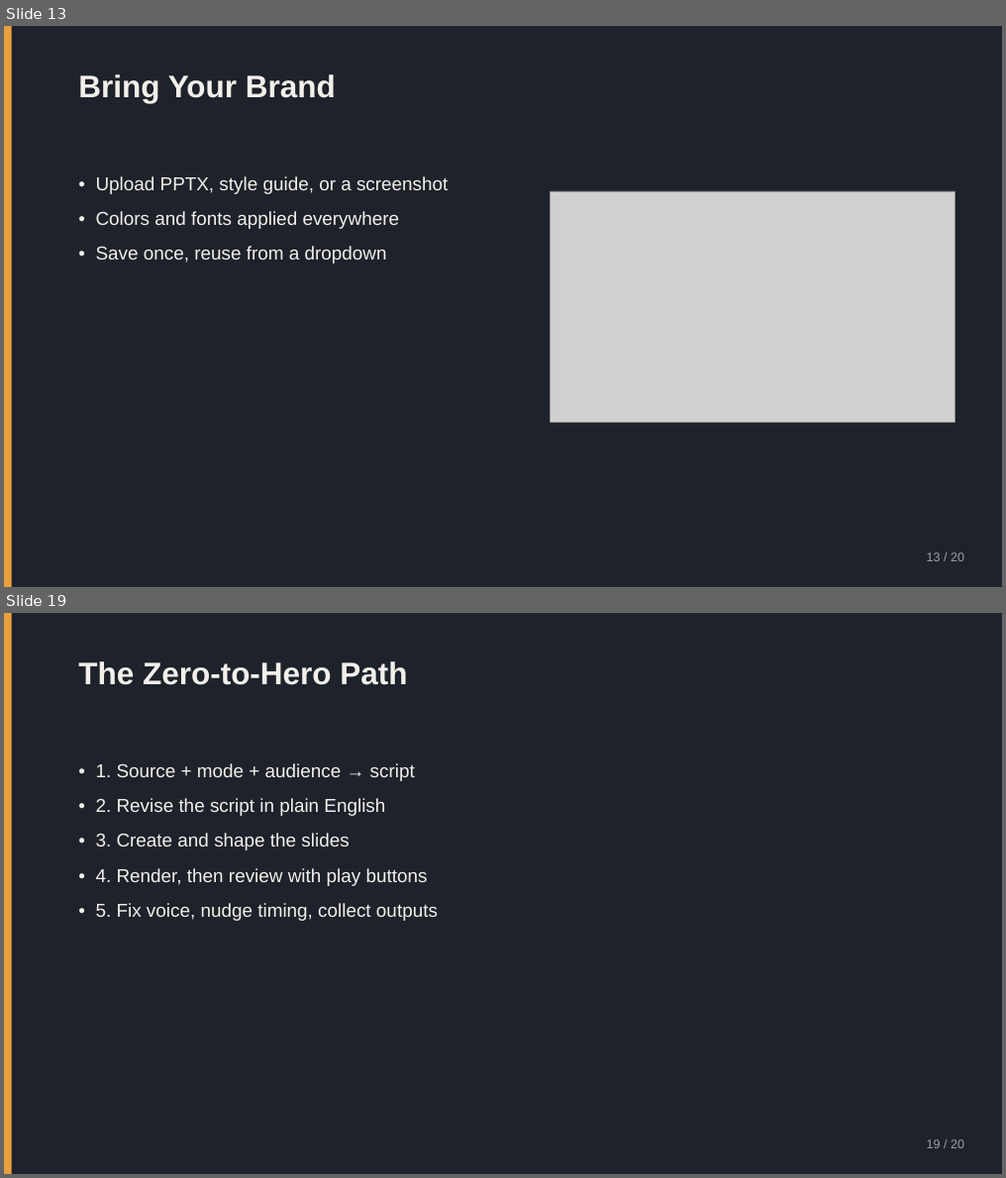
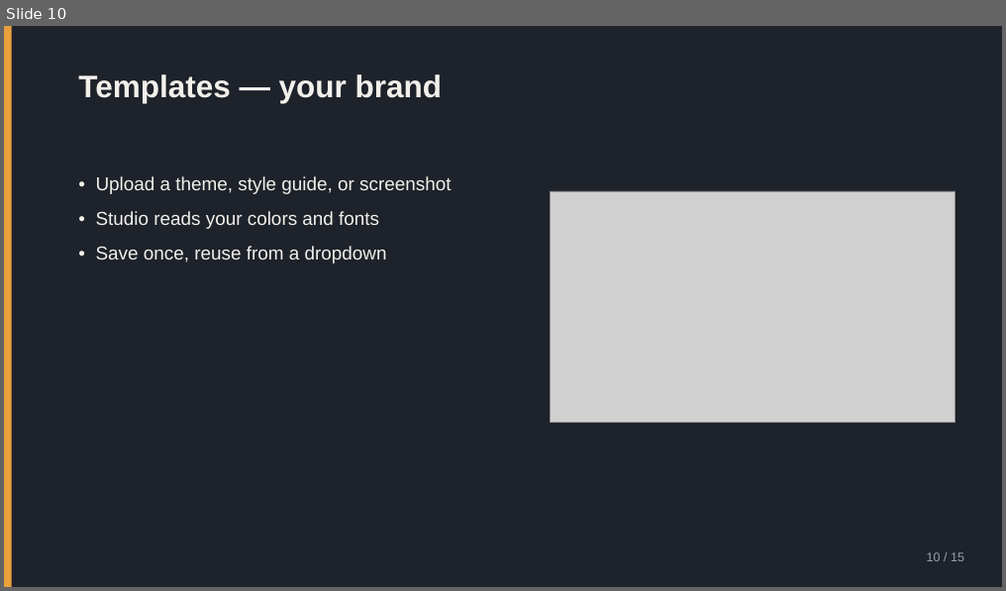
Before and after one commit to nikolaidk/voice, a slide deck: docs/user-guide.pptx. Shown one above the other, each under a label of ours: slides 13 and 19 before the commit, slide 10 after it; the slides between them are not shown. The pictures are 1006x1178 and 1006x591 pixels, drawn with LibreOffice and Linux fonts; fonts in the diff are those of the drawing; grey boxes stand for pictures. Boxes give left, top, right and bottom in pixels: in the first picture for what was removed or moved away, otherwise in the second. Text is boxed around its words. In the diff, an @@ line names an element or a change of style, - is before the commit and + after.

```diff
--- a/docs/user-guide.pptx
+++ b/docs/user-guide.pptx
@@ slide 19 removed at [4,613,1002,1174], background #1E222A @@
@@ rectangle removed at [4,613,12,1174] @@
@@ text removed at [78,662,407,685] @@
-The Zero-to-Hero Path
@@ text removed at [96,763,438,921] @@
-• 1. Source + mode + audience → script
-• 2. Revise the script in plain English
-• 3. Create and shape the slides
-• 4. Render, then review with play buttons
-• 5. Fix voice, nudge timing, collect outputs
@@ text removed at [927,1140,964,1149] @@
-19 / 20
@@ what was slide 13 is now slide 10 @@
@@ slide 10 changed as well @@
@@ text at [78,75,442,103]: text changed @@
-Bring Your Brand
+Templates — your brand
@@ text at [96,176,450,229]: text changed @@
-• Upload PPTX, style guide, or a screenshot
-• Colors and fonts applied everywhere
+• Upload a theme, style guide, or screenshot
+• Studio reads your colors and fonts
@@ text at [927,553,964,562]: text changed @@
-13 / 20
+10 / 15
```
Also in this commit, not shown: 8 other slides changed, 6 slides added, 10 other slides removed, 2 other files.
